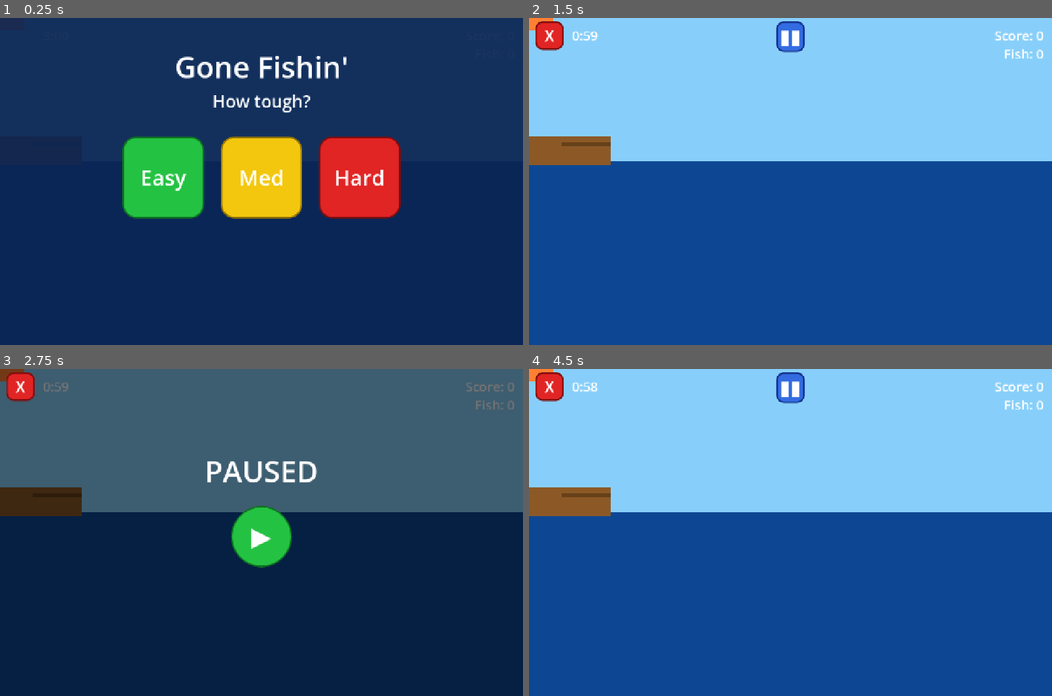
Above: before the commit, frames 1-4 (two rows, left to right).
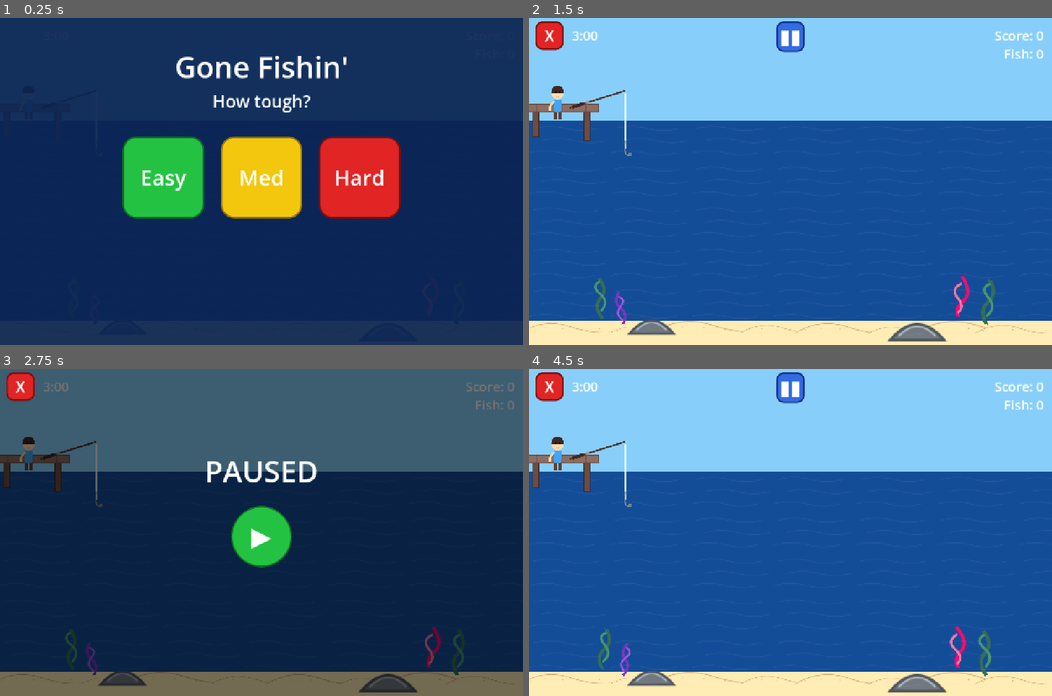
Above: after the commit, the same moments.

Repository: abroederdorf/Carters-Games
Game: Godot game, scene res://scenes/Game.tscn
Two runs of this game, one before a commit and one after it. Both use one fixed random seed, a clock stepped at 60 frames per second and the inputs below.
Inputs:
- Up to frame 1 (0.25 s): no input
- Up to frame 2 (1.5 s): click "Easy" at 0.5 s; click "1" at 1.25 s
- Up to frame 3 (2.75 s): click "▮▮" at 2 s
- Up to frame 4 (4.5 s): click "▶" at 2.75 s; click "▮▮" at 3.5 s; click "▶" at 4.25 s

The runs differ from the first frame. In frame 2, 21% of the frame differs, in the area x 0-100%, y 0-100%; in frame 3, 21%; in frame 4, 21%.
Error before the commit: Invalid assignment of property or key 'texture' with value of type 'CompressedTexture2D' on a base object of type 'null instance'. (res://scripts/fish.gd:30)
Error after the commit: Parse Error: Preload file "res://scenes/Pelican.tscn" does not exist. (res://scripts/game.gd:4)

Commit message:
Add environment art, real sprites, and scene polish
Replaces placeholder ColorRects with SVG art for dock, rod, hook, and
character. Adds underwater environment layer (sand, rocks, seaweed with
sway animation) and a water overlay. Fish scene and game scene updated
to match new node layout and sprite assets.

Co-Authored-By: Claude Sonnet 4.6 <noreply@anthropic.com>

Diff:
--- /dev/null
+++ b/assets/sprites/character.svg
@@ -0,0 +1,15 @@
+<svg width="100" height="150" viewBox="0 0 100 150" xmlns="http://www.w3.org/2000/svg">
+  <!-- Cute Kid character -->
+  <circle cx="50" cy="40" r="25" fill="#ffdbac" /> <!-- Head -->
+  <rect x="35" y="65" width="30" height="50" rx="5" fill="#42a5f5" /> <!-- Shirt -->
+  <rect x="35" y="115" width="12" height="30" fill="#5d4037" /> <!-- Leg L -->
+  <rect x="53" y="115" width="12" height="30" fill="#5d4037" /> <!-- Leg R -->
+  <!-- Arms -->
+  <path d="M35,75 Q15,90 20,110" fill="none" stroke="#ffdbac" stroke-width="8" stroke-linecap="round" />
+  <!-- Hair -->
+  <path d="M25,40 Q25,10 50,10 T75,40" fill="#3e2723" />
+  <!-- Eyes -->
+  <circle cx="42" cy="35" r="3" fill="black" />
+  <circle cx="58" cy="35" r="3" fill="black" />
+  <path d="M45,55 Q50,60 55,55" fill="none" stroke="#000" stroke-width="1.5" /> <!-- Smile -->
+</svg>
--- /dev/null
+++ b/assets/sprites/dock.svg
@@ -0,0 +1,12 @@
+<svg width="200" height="100" viewBox="0 0 200 100" xmlns="http://www.w3.org/2000/svg">
+  <!-- Wooden Dock -->
+  <rect x="0" y="0" width="180" height="20" fill="#8d6e63" stroke="#5d4037" stroke-width="2" />
+  <rect x="20" y="20" width="15" height="60" fill="#6d4c41" stroke="#3e2723" stroke-width="2" />
+  <rect x="145" y="20" width="15" height="70" fill="#6d4c41" stroke="#3e2723" stroke-width="2" />
+  <!-- Planks detail -->
+  <line x1="30" y1="0" x2="30" y2="20" stroke="#5d4037" stroke-width="1" />
+  <line x1="60" y1="0" x2="60" y2="20" stroke="#5d4037" stroke-width="1" />
+  <line x1="90" y1="0" x2="90" y2="20" stroke="#5d4037" stroke-width="1" />
+  <line x1="120" y1="0" x2="120" y2="20" stroke="#5d4037" stroke-width="1" />
+  <line x1="150" y1="0" x2="150" y2="20" stroke="#5d4037" stroke-width="1" />
+</svg>
--- /dev/null
+++ b/assets/sprites/hook.svg
@@ -0,0 +1,5 @@
+<svg width="40" height="50" viewBox="0 0 40 50" xmlns="http://www.w3.org/2000/svg">
+  <!-- More "hook-like" Fishing Hook -->
+  <path d="M20,0 L20,30 Q20,45 35,45 Q38,45 38,42 Q38,39 35,39 Q32,39 32,42" fill="none" stroke="#7f8c8d" stroke-width="4" stroke-linecap="round" stroke-linejoin="round" />
+  <circle cx="20" cy="5" r="3" fill="#7f8c8d" /> <!-- Eyelet -->
+</svg>
--- /dev/null
+++ b/assets/sprites/rod.svg
@@ -0,0 +1,6 @@
+<svg width="150" height="20" viewBox="0 0 150 20" xmlns="http://www.w3.org/2000/svg">
+  <!-- Fishing Rod -->
+  <path d="M0,10 L140,10" stroke="#4e342e" stroke-width="4" stroke-linecap="round" />
+  <rect x="5" y="6" width="30" height="8" rx="2" fill="#3e2723" /> <!-- Grip -->
+  <circle cx="45" cy="10" r="4" fill="#9e9e9e" /> <!-- Reel -->
+</svg>
--- a/assets/sprites/sand.svg
+++ b/assets/sprites/sand.svg
@@ -1,6 +1,11 @@
 <svg width="200" height="50" viewBox="0 0 200 50" xmlns="http://www.w3.org/2000/svg">
-  <path d="M0,50 Q50,20 100,40 T200,50 L200,50 L0,50 Z" fill="#ffdd99" />
-  <circle cx="20" cy="45" r="1" fill="#e6b800" />
-  <circle cx="150" cy="42" r="1.5" fill="#e6b800" />
-  <circle cx="80" cy="47" r="1" fill="#e6b800" />
+  <!-- Sand pile with a subtle outline for visibility on light backgrounds -->
+  <path d="M2,48 Q50,15 100,35 T198,48 L198,50 L2,50 Z" fill="#ffecb3" stroke="#d4a373" stroke-width="1.5" />
+  <!-- Texture speckles -->
+  <circle cx="20" cy="42" r="1" fill="#d4a373" />
+  <circle cx="50" cy="38" r="0.8" fill="#d4a373" />
+  <circle cx="85" cy="40" r="1.2" fill="#d4a373" />
+  <circle cx="120" cy="44" r="0.9" fill="#d4a373" />
+  <circle cx="160" cy="41" r="1" fill="#d4a373" />
+  <circle cx="180" cy="46" r="0.7" fill="#d4a373" />
 </svg>
--- /dev/null
+++ b/assets/sprites/water_overlay.svg
@@ -0,0 +1,7 @@
+<svg width="200" height="100" viewBox="0 0 200 100" xmlns="http://www.w3.org/2000/svg">
+  <!-- Water Overlay / Reflection -->
+  <rect width="200" height="100" fill="white" fill-opacity="0.1" />
+  <path d="M10,20 Q50,10 90,20 T170,20" fill="none" stroke="white" stroke-opacity="0.2" stroke-width="2" />
+  <path d="M30,50 Q70,40 110,50 T190,50" fill="none" stroke="white" stroke-opacity="0.2" stroke-width="2" />
+  <path d="M0,80 Q40,70 80,80 T160,80" fill="none" stroke="white" stroke-opacity="0.2" stroke-width="2" />
+</svg>
--- a/scenes/Fish.tscn
+++ b/scenes/Fish.tscn
@@ -8,14 +8,7 @@
 [node name="Fish" type="Area2D"]
 script = ExtResource("1_fish01")
 
-[node name="AnimatedSprite2D" type="AnimatedSprite2D" parent="."]
-
-[node name="PlaceholderRect" type="ColorRect" parent="."]
-offset_left = -40.0
-offset_top = -20.0
-offset_right = 40.0
-offset_bottom = 20.0
-color = Color(1, 0.5, 0.2, 1)
+[node name="Sprite2D" type="Sprite2D" parent="."]
 
 [node name="CollisionShape2D" type="CollisionShape2D" parent="."]
 shape = SubResource("RectangleShape2D_1")
--- a/scenes/Game.tscn
+++ b/scenes/Game.tscn
@@ -1,7 +1,18 @@
-[gd_scene load_steps=5 format=3 uid="uid://cgame0000001"]
+[gd_scene load_steps=20 format=3 uid="uid://cgame0000001"]
 
 [ext_resource type="Script" path="res://scripts/game.gd" id="1_game01"]
 [ext_resource type="PackedScene" uid="uid://cuu000000001" path="res://scenes/UI.tscn" id="2_ui0001"]
+[ext_resource type="Texture2D" uid="uid://sand1" path="res://assets/sprites/sand.svg" id="3_sand"]
+[ext_resource type="Texture2D" uid="uid://rock1" path="res://assets/sprites/rock_gray.svg" id="4_rock"]
+[ext_resource type="Texture2D" uid="uid://sw_g" path="res://assets/sprites/seaweed_green.svg" id="5_sw_green"]
+[ext_resource type="Texture2D" uid="uid://sw_p" path="res://assets/sprites/seaweed_purple.svg" id="6_sw_purple"]
+[ext_resource type="Texture2D" uid="uid://sw_pk" path="res://assets/sprites/seaweed_pink.svg" id="7_sw_pink"]
+[ext_resource type="Script" path="res://scripts/sway.gd" id="8_sway"]
+[ext_resource type="Texture2D" uid="uid://dock1" path="res://assets/sprites/dock.svg" id="9_dock"]
+[ext_resource type="Texture2D" uid="uid://rod1" path="res://assets/sprites/rod.svg" id="10_rod"]
+[ext_resource type="Texture2D" uid="uid://hook1" path="res://assets/sprites/hook.svg" id="11_hook"]
+[ext_resource type="Texture2D" uid="uid://char1" path="res://assets/sprites/character.svg" id="12_char"]
+[ext_resource type="Texture2D" uid="uid://water1" path="res://assets/sprites/water_overlay.svg" id="13_water"]
 
 [sub_resource type="RectangleShape2D" id="RectangleShape2D_water"]
 size = Vector2(1280, 450)
@@ -14,46 +25,147 @@
 
 [node name="SkyBackground" type="ColorRect" parent="."]
 offset_right = 1280.0
-offset_bottom = 350.0
+offset_bottom = 250.0
 color = Color(0.53, 0.81, 0.98, 1)
 
 [node name="WaterBackground" type="ColorRect" parent="."]
-offset_top = 350.0
+offset_top = 250.0
 offset_right = 1280.0
 offset_bottom = 800.0
 color = Color(0.05, 0.28, 0.58, 1)
 
-[node name="Dock" type="ColorRect" parent="."]
-offset_left = 0.0
-offset_top = 290.0
-offset_right = 200.0
-offset_bottom = 360.0
-color = Color(0.55, 0.35, 0.15, 1)
+[node name="SandBackground" type="ColorRect" parent="."]
+offset_top = 740.0
+offset_right = 1280.0
+offset_bottom = 800.0
+color = Color(1, 0.92549, 0.701961, 1)
+
+[node name="Environment" type="Node2D" parent="."]
+
+[node name="Sand1" type="Sprite2D" parent="Environment"]
+position = Vector2(100, 745)
+scale = Vector2(1.2, 1)
+texture = ExtResource("3_sand")
+
+[node name="Sand2" type="Sprite2D" parent="Environment"]
+position = Vector2(280, 755)
+scale = Vector2(0.8, 0.6)
+texture = ExtResource("3_sand")
+
+[node name="Sand3" type="Sprite2D" parent="Environment"]
+position = Vector2(450, 740)
+scale = Vector2(1.5, 1.2)
+texture = ExtResource("3_sand")
+
+[node name="Sand4" type="Sprite2D" parent="Environment"]
+position = Vector2(620, 750)
+scale = Vector2(1, 0.8)
+texture = ExtResource("3_sand")
+
+[node name="Sand5" type="Sprite2D" parent="Environment"]
+position = Vector2(780, 745)
+scale = Vector2(1.3, 1.1)
+texture = ExtResource("3_sand")
+
+[node name="Sand6" type="Sprite2D" parent="Environment"]
+position = Vector2(920, 755)
+scale = Vector2(0.9, 0.7)
+texture = ExtResource("3_sand")
+
+[node name="Sand7" type="Sprite2D" parent="Environment"]
+position = Vector2(1100, 740)
+scale = Vector2(1.6, 1.3)
+texture = ExtResource("3_sand")
+
+[node name="Sand8" type="Sprite2D" parent="Environment"]
+position = Vector2(1200, 750)
+scale = Vector2(1.1, 0.9)
+texture = ExtResource("3_sand")
+
+[node name="Rock1" type="Sprite2D" parent="Environment"]
+position = Vector2(300, 745)
+scale = Vector2(1.8, 1.8)
+texture = ExtResource("4_rock")
+
+[node name="Rock2" type="Sprite2D" parent="Environment"]
+position = Vector2(950, 755)
+scale = Vector2(-2.2, 2.2)
+texture = ExtResource("4_rock")
+
+[node name="Seaweed1" type="Sprite2D" parent="Environment"]
+position = Vector2(180, 735)
+texture = ExtResource("5_sw_green")
+script = ExtResource("8_sway")
+
+[node name="Seaweed2" type="Sprite2D" parent="Environment"]
+position = Vector2(230, 750)
+scale = Vector2(0.8, 0.8)
+texture = ExtResource("6_sw_purple")
+script = ExtResource("8_sway")
+sway_speed = 1.2
+sway_amount = 0.15
+
+[node name="Seaweed3" type="Sprite2D" parent="Environment"]
+position = Vector2(1050, 730)
+texture = ExtResource("7_sw_pink")
+script = ExtResource("8_sway")
+sway_speed = 0.8
+
+[node name="Seaweed4" type="Sprite2D" parent="Environment"]
+position = Vector2(1120, 750)
+scale = Vector2(1.1, 1.1)
+texture = ExtResource("5_sw_green")
+script = ExtResource("8_sway")
+sway_amount = 0.08
+
+[node name="FishLayer" type="Node2D" parent="."]
+
+[node name="PredatorLayer" type="Node2D" parent="."]
+
+[node name="WaterOverlay" type="Sprite2D" parent="."]
+modulate = Color(1, 1, 1, 0.3)
+texture_repeat = 2
+position = Vector2(640, 525)
+texture = ExtResource("13_water")
+region_enabled = true
+region_rect = Rect2(0, 0, 1280, 550)
+
+[node name="Dock" type="Sprite2D" parent="."]
+position = Vector2(90, 260)
+texture = ExtResource("9_dock")
+
+[node name="Character" type="Sprite2D" parent="."]
+position = Vector2(70, 205)
+scale = Vector2(0.6, 0.6)
+texture = ExtResource("12_char")
 
 [node name="Water" type="Area2D" parent="."]
-position = Vector2(640, 575)
+position = Vector2(640, 525)
 
 [node name="CollisionShape2D" type="CollisionShape2D" parent="Water"]
 shape = SubResource("RectangleShape2D_water")
 
-[node name="FishLayer" type="Node2D" parent="."]
+[node name="Rod" type="Node2D" parent="."]
+position = Vector2(100, 220)
 
-[node name="Rod" type="Node2D" parent="."]
-position = Vector2(80, 310)
-
-[node name="RodSprite" type="ColorRect" parent="Rod"]
-offset_top = -5.0
-offset_right = 120.0
-offset_bottom = 5.0
-color = Color(0.4, 0.25, 0.1, 1)
+[node name="RodSprite" type="Sprite2D" parent="Rod"]
+rotation = -0.3
+texture = ExtResource("10_rod")
+centered = false
+offset = Vector2(0, -10)
 
 [node name="Line2D" type="Line2D" parent="Rod"]
-default_color = Color(0.6, 0.4, 0.2, 1)
+points = PackedVector2Array(135, -35, 135, 100)
+default_color = Color(1, 1, 1, 0.8)
 width = 4.0
 
 [node name="Hook" type="Area2D" parent="Rod"]
-position = Vector2(120, -10)
+position = Vector2(135, 100)
 monitoring = false
+
+[node name="HookSprite" type="Sprite2D" parent="Rod/Hook"]
+scale = Vector2(0.8, 0.8)
+texture = ExtResource("11_hook")
 
 [node name="CollisionShape2D" type="CollisionShape2D" parent="Rod/Hook"]
 shape = SubResource("CircleShape2D_hook")
--- a/scripts/fish.gd
+++ b/scripts/fish.gd
@@ -66,13 +66,22 @@
 		direction = -direction
 		$Sprite2D.flip_h = direction > 0
 	velocity_y = randf_range(-80.0, 80.0)
-
 func get_caught() -> void:
 	caught.emit()
 	set_process(false)
 
+	# Pop effect
 	var tween := create_tween()
 	tween.set_parallel(true)
 	tween.tween_property(self, "scale", scale * 1.5, 0.1)
 	tween.tween_property(self, "modulate:a", 0.0, 0.1)
 	tween.chain().tween_callback(queue_free)
+
+func get_eaten() -> void:
+	set_process(false)
+	# Shrink effect
+	var tween := create_tween()
+	tween.set_parallel(true)
+	tween.tween_property(self, "scale", Vector2.ZERO, 0.2)
+	tween.tween_property(self, "modulate", Color.RED, 0.1)
+	tween.chain().tween_callback(queue_free)
--- a/scripts/game.gd
+++ b/scripts/game.gd
@@ -1,17 +1,23 @@
 extends Node2D
 
 const FISH_SCENE = preload("res://scenes/Fish.tscn")
+const PELICAN_SCENE = preload("res://scenes/Pelican.tscn")
+const SHARK_SCENE = preload("res://scenes/Shark.tscn")
+const OCTOPUS_SCENE = preload("res://scenes/Octopus.tscn")
+
 const MAX_FISH = 5
 const CAST_DURATION = 0.5
 
 @onready var fish_layer: Node2D = $FishLayer
+@onready var predator_layer: Node2D = $PredatorLayer
 @onready var hook: Area2D = $Rod/Hook
+@onready var hook_sprite: Sprite2D = $Rod/Hook/HookSprite
 @onready var line_2d: Line2D = $Rod/Line2D
 @onready var rod: Node2D = $Rod
 @onready var ui = $UI
 
-@export var rod_tip_offset: Vector2 = Vector2(120, -10)
-@export var water_y_start: float = 350.0
+@export var rod_tip_offset: Vector2 = Vector2(135, -35)
+@export var water_y_start: float = 250.0
 
 var score: int = 0
 var fish_caught: int = 0
@@ -19,12 +25,19 @@
 var cast_tween: Tween
 var hook_active: bool = false
 var _difficulty: int = 1
+var _predator_timer: Timer
 
 func _ready() -> void:
 	hook.area_entered.connect(_on_hook_area_entered)
 	ui.time_up.connect(_on_time_up)
 	ui.difficulty_selected.connect(func(d: int) -> void: _difficulty = d)
 	ui.timer_selected.connect(_start_game)
+
+	_predator_timer = Timer.new()
+	_predator_timer.wait_time = randf_range(8.0, 15.0)
+	_predator_timer.timeout.connect(_on_predator_timer_timeout)
+	add_child(_predator_timer)
+
 	_spawn_fish()
 
 func _start_game(duration: float) -> void:
@@ -34,75 +47,46 @@
 	ui.update_score(score, fish_caught)
 	ui.start_timer(duration)
 
-func _input(event: InputEvent) -> void:
-	if not game_active:
+	if _difficulty == 2:
+		_spawn_octopus()
+		_predator_timer.start()
+
+func _on_predator_timer_timeout() -> void:
+	if not game_active or _difficulty != 2:
 		return
-	if event is InputEventScreenTouch and event.pressed:
-		if event.position.y >= water_y_start:
-			_cast_to(event.position)
 
-func _quadratic_bezier(p0: Vector2, p1: Vector2, p2: Vector2, t: float) -> Vector2:
-	return (1.0 - t) * (1.0 - t) * p0 + 2.0 * (1.0 - t) * t * p1 + t * t * p2
+	if randf() > 0.5:
+		_spawn_pelican()
+	else:
+		_spawn_shark()
 
-func _cast_to(target_global: Vector2) -> void:
-	if cast_tween:
-		cast_tween.kill()
-	hook_active = false
-	hook.monitoring = false
-	line_2d.clear_points()
+	_predator_timer.wait_time = randf_range(10.0, 20.0)
+	_predator_timer.start()
 
-	var start_global := rod.to_global(rod_tip_offset)
-	var control_global := Vector2(
-		(start_global.x + target_global.x) / 2.0,
-		min(start_global.y, target_global.y) - 200.0
-	)
+func _spawn_pelican() -> void:
+	var fishes = fish_layer.get_children()
+	if fishes.is_empty():
+		return
+	var target = fishes.pick_random()
+	var pelican = PELICAN_SCENE.instantiate()
+	predator_layer.add_child(pelican)
+	pelican.start_swoop(target)
 
-	cast_tween = create_tween()
-	cast_tween.tween_method(
-		func(t: float) -> void:
-			var pos := _quadratic_bezier(start_global, control_global, target_global, t)
-			hook.global_position = pos
-			_redraw_line(start_global, control_global, target_global, t),
-		0.0, 1.0, CAST_DURATION
-	)
-	cast_tween.tween_callback(func() -> void:
-		hook_active = true
-		hook.monitoring = true
-	)
+func _spawn_shark() -> void:
+	var shark = SHARK_SCENE.instantiate()
+	predator_layer.add_child(shark)
 
-func _redraw_line(start: Vector2, control: Vector2, end: Vector2, t_end: float) -> void:
-	line_2d.clear_points()
-	for i in 13:
-		var t := float(i) / 12.0 * t_end
-		line_2d.add_point(rod.to_local(_quadratic_bezier(start, control, end, t)))
-
-func _on_hook_area_entered(area: Area2D) -> void:
-	if not hook_active:
-		return
-	if area.has_method("get_caught"):
-		area.get_caught()
-		score += area.points
-		fish_caught += 1
-		ui.update_score(score, fish_caught)
-		hook_active = false
-		hook.monitoring = false
-		line_2d.clear_points()
-		_spawn_fish()
-
-func _spawn_fish() -> void:
-	while fish_layer.get_child_count() < MAX_FISH:
-		var fish := FISH_SCENE.instantiate()
-		fish.fish_class = [Fish.FishClass.LARGE, Fish.FishClass.MEDIUM, Fish.FishClass.SMALL].pick_random()
-		fish.difficulty = _difficulty
-		fish_layer.add_child(fish)
-		fish.caught.connect(func() -> void:
-			await get_tree().create_timer(0.5).timeout
-			if is_instance_valid(self) and game_active:
-				_spawn_fish()
-		)
+func _spawn_octopus() -> void:
+	var octopus = OCTOPUS_SCENE.instantiate()
+	predator_layer.add_child(octopus)
+	octopus.setup([Vector2(300, 745), Vector2(950, 755)])
 
 func _on_time_up() -> void:
 	game_active = false
 	hook.monitoring = false
 	line_2d.clear_points()
+	_predator_timer.stop()
+	# Clear predators
+	for p in predator_layer.get_children():
+		p.queue_free()
 	ui.show_end_screen(score, fish_caught)
--- /dev/null
+++ b/scripts/sway.gd
@@ -0,0 +1,15 @@
+extends Sprite2D
+
+@export var sway_speed: float = 1.0
+@export var sway_amount: float = 0.1
+var random_offset: float = 0.0
+
+func _ready() -> void:
+	random_offset = randf() * PI * 2.0
+	# Set pivot to bottom center for better swaying
+	centered = true
+	if texture:
+		offset.y = -texture.get_height() / 2.0
+
+func _process(delta: float) -> void:
+	rotation = sin(Time.get_ticks_msec() * 0.001 * sway_speed + random_offset) * sway_amount
Not shown, added: scripts/sway.gd.uid
